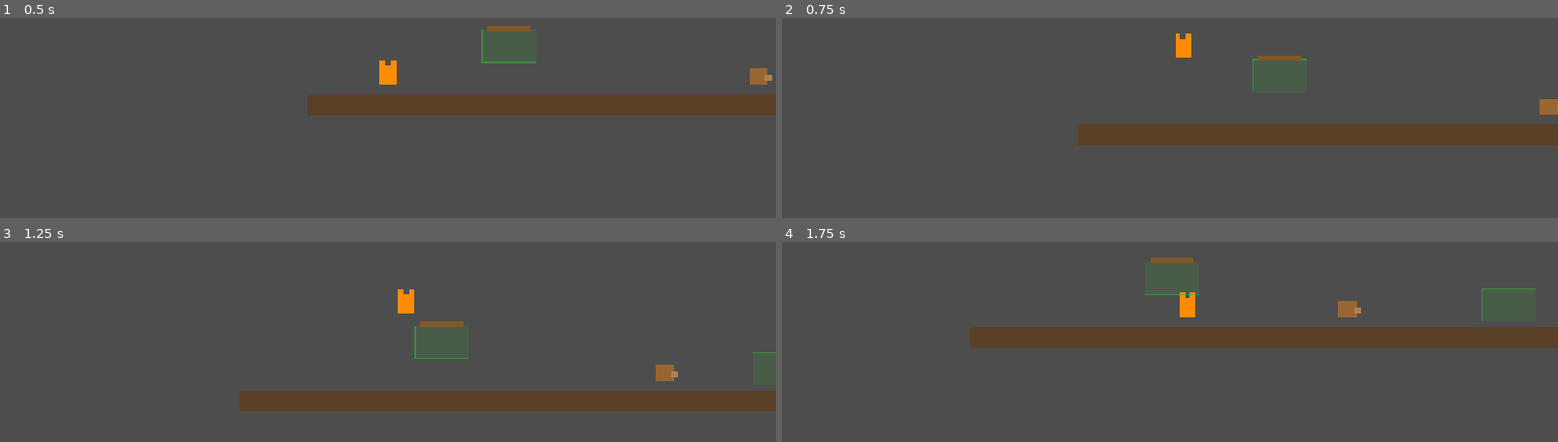
Above: before the commit, frames 1-4 (two rows, left to right).
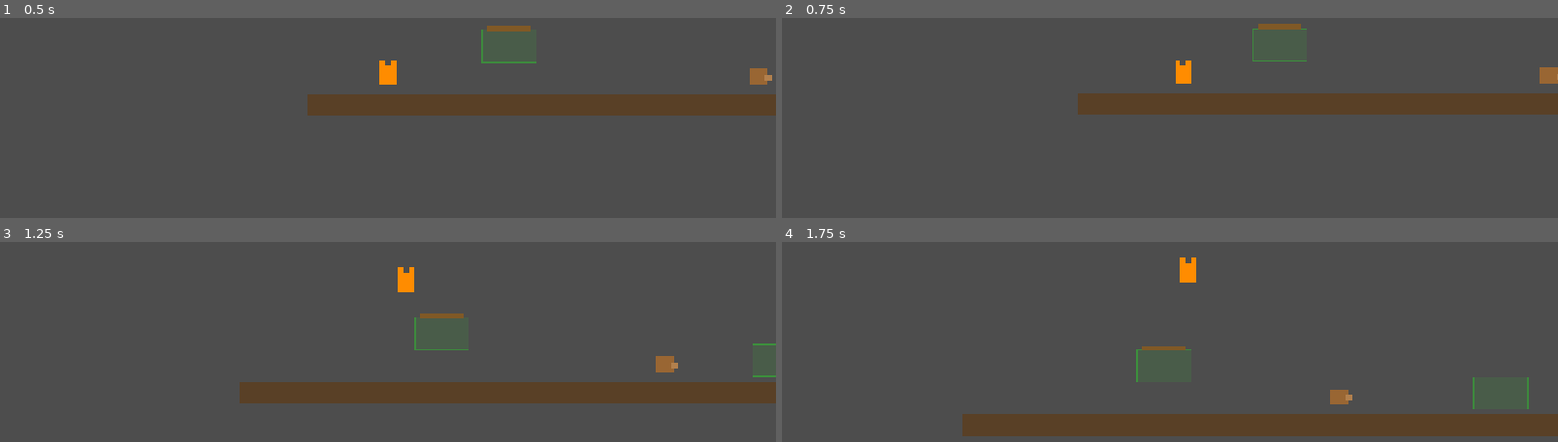
Above: after the commit, the same moments.

Repository: droptablestar/sneaky-cat-2d
Game: Godot game, scene res://scenes/main.tscn
The game is run twice, just before and just after one commit, with the same random seed, the same clock (stepped at 60 frames per second) and the same inputs.
Inputs:
- Up to frame 1 (0.5 s): no input
- Up to frame 2 (0.75 s): tap Enter (ui_accept) at 0.5, 0.6 s; hold Right (ui_right) from 0.53 s (still down)
- Up to frame 3 (1.25 s): keep holding Right (ui_right); tap Space (jump, bound only after the commit) at 0.77, 0.8, 1.07 s
- Up to frame 4 (1.75 s): keep holding Right (ui_right); tap Space (jump, bound only after the commit) at 1.35, 1.52 s; tap Enter (ui_accept) at 1.55 s

Frame 1 is identical in both runs. In frame 2, 14% of the frame differs, in the area x 38-100%, y 2-64%; in frame 3, 6.8%; in frame 4, 18%, in the area x 23-100%, y 7-98%.

Commit message:
Cleanup: layers constants, named input actions, export cat stats
- scripts/core/layers.gd: Layers class with WORLD/CAT/ENEMY/PLATFORM constants and to_mask() helper
- Replace all magic collision layer numbers with Layers.* across cat, enemy_base, hide_spot
- game_manager.gd: define move_left, move_right, jump input actions in code
- cat.gd: export speed/jump_velocity/gravity, use semantic input action names

Diff:
--- a/scripts/characters/cat.gd
+++ b/scripts/characters/cat.gd
@@ -2,19 +2,19 @@
 
 enum State { IDLE, RUNNING, JUMPING, HIDING }
 
-const SPEED = 180.0
-const JUMP_VELOCITY = -460.0
-const GRAVITY = 900.0
+@export var speed: float = 180.0
+@export var jump_velocity: float = -460.0
+@export var gravity: float = 900.0
 
 var state: State = State.IDLE
 var is_hidden: bool = false
 
 func _ready() -> void:
 	add_to_group("cat")
-	# Layer 2 = cat, collides with world (1) and platforms (4)
-	set_collision_layer_value(1, false)
-	set_collision_layer_value(2, true)
-	set_collision_mask_value(4, true)
+	set_collision_layer_value(Layers.WORLD, false)
+	set_collision_layer_value(Layers.CAT, true)
+	set_collision_mask_value(Layers.WORLD, true)
+	set_collision_mask_value(Layers.PLATFORM, true)
 
 func _physics_process(delta: float) -> void:
 	_apply_gravity(delta)
@@ -24,19 +24,19 @@
 
 func _apply_gravity(delta: float) -> void:
 	if not is_on_floor():
-		velocity.y += GRAVITY * delta
+		velocity.y += gravity * delta
 
 func _handle_movement() -> void:
-	var direction := Input.get_axis("ui_left", "ui_right")
+	var direction := Input.get_axis("move_left", "move_right")
 
 	if direction != 0:
-		velocity.x = direction * SPEED
+		velocity.x = direction * speed
 		$Sprite2D.flip_h = direction < 0
 	else:
-		velocity.x = move_toward(velocity.x, 0, SPEED)
+		velocity.x = move_toward(velocity.x, 0, speed)
 
-	if Input.is_action_just_pressed("ui_accept") and is_on_floor():
-		velocity.y = JUMP_VELOCITY
+	if Input.is_action_just_pressed("jump") and is_on_floor():
+		velocity.y = jump_velocity
 
 func _update_state() -> void:
 	if is_hidden:
--- a/scripts/characters/enemy_base.gd
+++ b/scripts/characters/enemy_base.gd
@@ -17,14 +17,13 @@
 
 func _ready() -> void:
 	patrol_origin = global_position
-	# Layer 3 = enemies, collide with world (1) only — pass through platforms
-	set_collision_layer_value(1, false)
-	set_collision_layer_value(3, true)
-	set_collision_mask_value(1, true)
+	set_collision_layer_value(Layers.WORLD, false)
+	set_collision_layer_value(Layers.ENEMY, true)
+	set_collision_mask_value(Layers.WORLD, true)
 	# Build raycast in code to avoid @onready issues with inherited scripts
 	raycast = RayCast2D.new()
 	raycast.enabled = true
-	raycast.collision_mask = 10  # layer 2 (cat) + layer 4 (platforms block ray)
+	raycast.collision_mask = Layers.to_mask([Layers.CAT, Layers.PLATFORM])
 	add_child(raycast)
 
 func _physics_process(delta: float) -> void:
--- /dev/null
+++ b/scripts/core/layers.gd
@@ -0,0 +1,13 @@
+class_name Layers
+
+const WORLD: int = 1
+const CAT: int = 2
+const ENEMY: int = 3
+const PLATFORM: int = 4
+
+# Convert a list of layer numbers to a collision bitmask
+static func to_mask(layer_numbers: Array) -> int:
+	var m := 0
+	for n in layer_numbers:
+		m |= (1 << (n - 1))
+	return m
--- a/scripts/game_manager.gd
+++ b/scripts/game_manager.gd
@@ -1,4 +1,21 @@
 extends Node
+
+func _ready() -> void:
+	_setup_input_actions()
+
+func _setup_input_actions() -> void:
+	_add_action("move_left",  [KEY_LEFT,  KEY_A])
+	_add_action("move_right", [KEY_RIGHT, KEY_D])
+	_add_action("jump",       [KEY_SPACE, KEY_UP, KEY_W])
+
+func _add_action(action: String, keys: Array) -> void:
+	if InputMap.has_action(action):
+		return
+	InputMap.add_action(action)
+	for keycode in keys:
+		var event := InputEventKey.new()
+		event.physical_keycode = keycode
+		InputMap.action_add_event(action, event)
 
 func _unhandled_input(event: InputEvent) -> void:
 	if event is InputEventKey and event.pressed and not event.echo:
--- a/scripts/objects/hide_spot.gd
+++ b/scripts/objects/hide_spot.gd
@@ -6,11 +6,9 @@
 @onready var platform: StaticBody2D = $Platform
 
 func _ready() -> void:
-	# Area2D must monitor layer 2 (cat) to fire body_entered/exited
-	set_collision_mask_value(2, true)
-	# Platform on layer 4 so only the cat (mask 4) can land on it
-	platform.set_collision_layer_value(1, false)
-	platform.set_collision_layer_value(4, is_platform)
+	set_collision_mask_value(Layers.CAT, true)
+	platform.set_collision_layer_value(Layers.WORLD, false)
+	platform.set_collision_layer_value(Layers.PLATFORM, is_platform)
 
 	body_entered.connect(_on_body_entered)
 	body_exited.connect(_on_body_exited)
